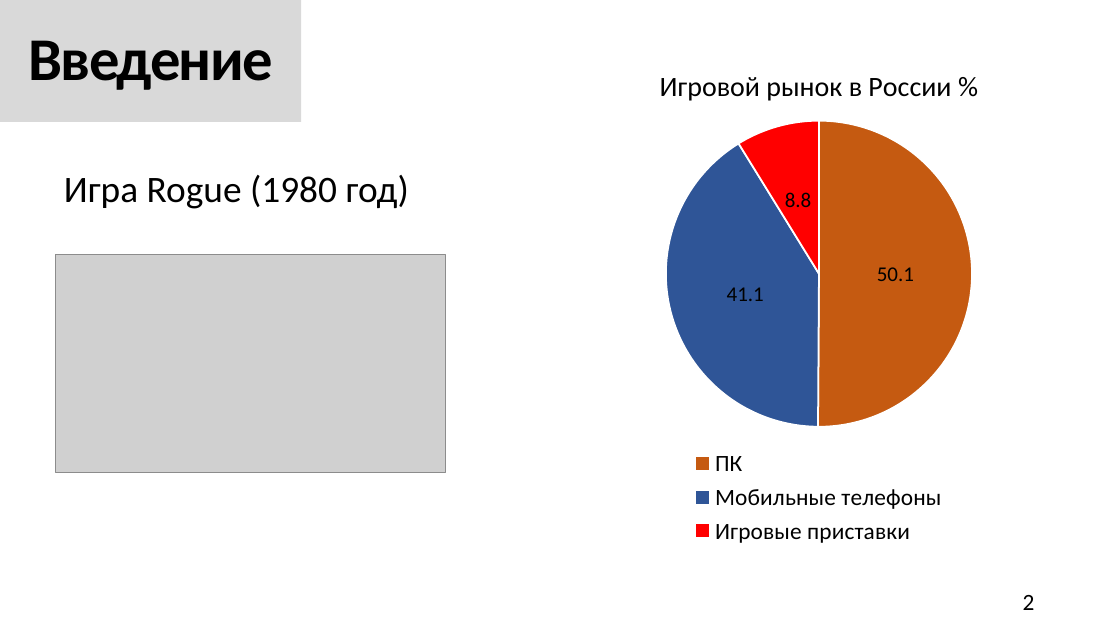
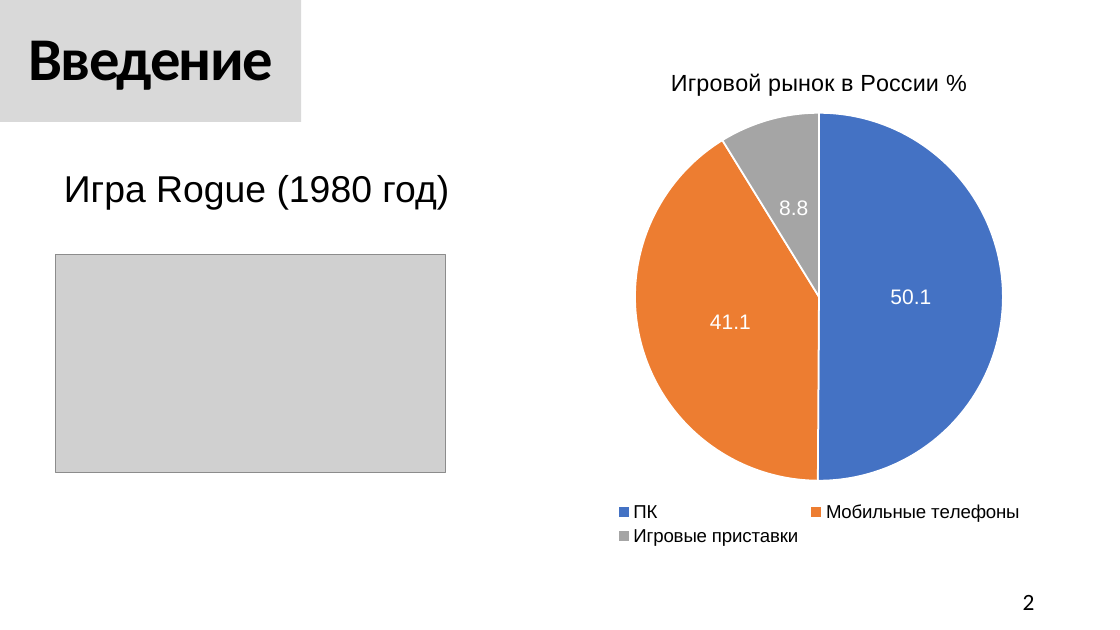
Before and after one commit to TiltInteractive/The-game-Resperation-, a slide deck: slide 2 of Б9121_09_03_03пикд_команда_4_презентация.pptx. Drawn at 1120x630 pixels with LibreOffice and Linux fonts; fonts in the diff are those of the drawing; grey boxes stand for pictures; background and template pictures are left out. Boxes give left, top, right and bottom in pixels: in the first picture for what was removed or moved away, otherwise in the second. Text is boxed around its words. In the diff, an @@ line names an element or a change of style, - is before the commit and + after.

```diff
--- a/Б9121_09_03_03пикд_команда_4_презентация.pptx
+++ b/Б9121_09_03_03пикд_команда_4_презентация.pptx
@@ pie chart at [560,52,1079,550] @@
@@ data labels of Series 1 changed @@
@@ colours of single points changed @@
@@ legend changed @@
@@ lettering changed @@
@@ text "Игра Rogue (1980 год)" at [64,175,449,209]: font Calibri to Arial @@
```
Also in this commit, not shown: 9 other slides changed.
